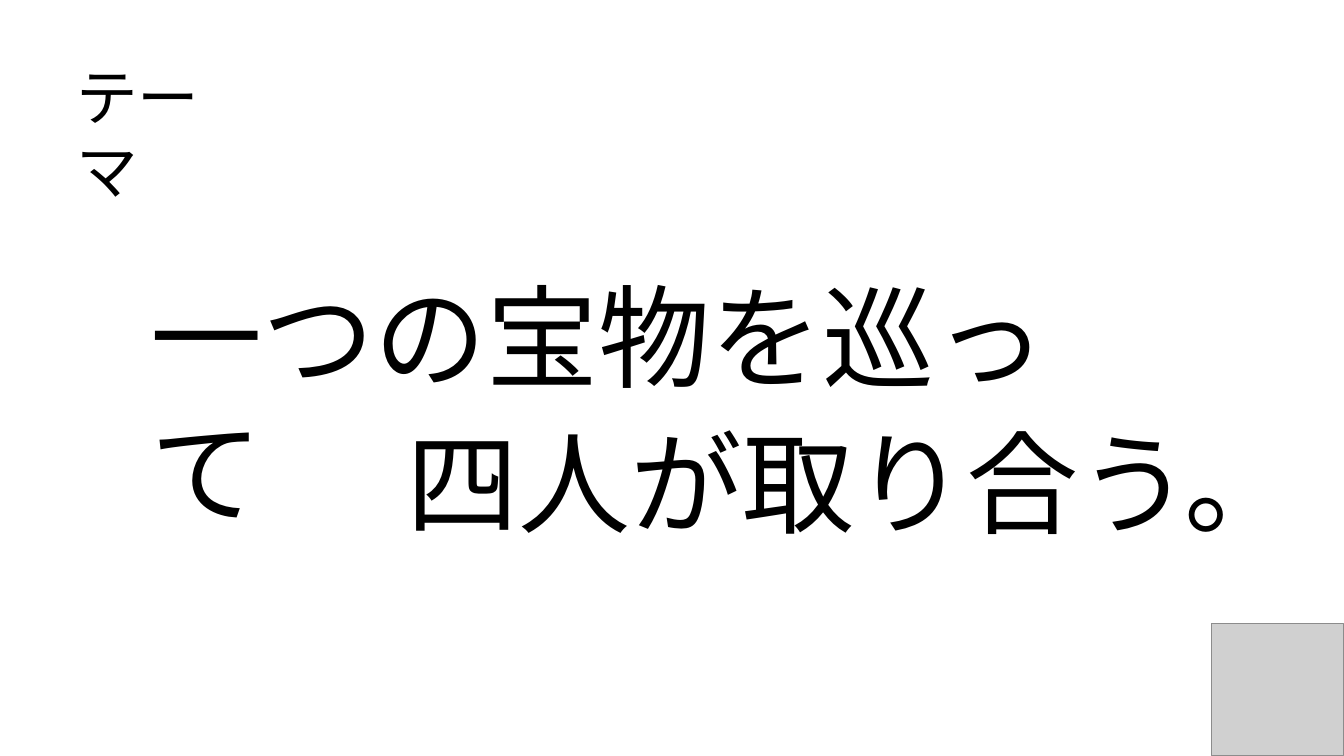
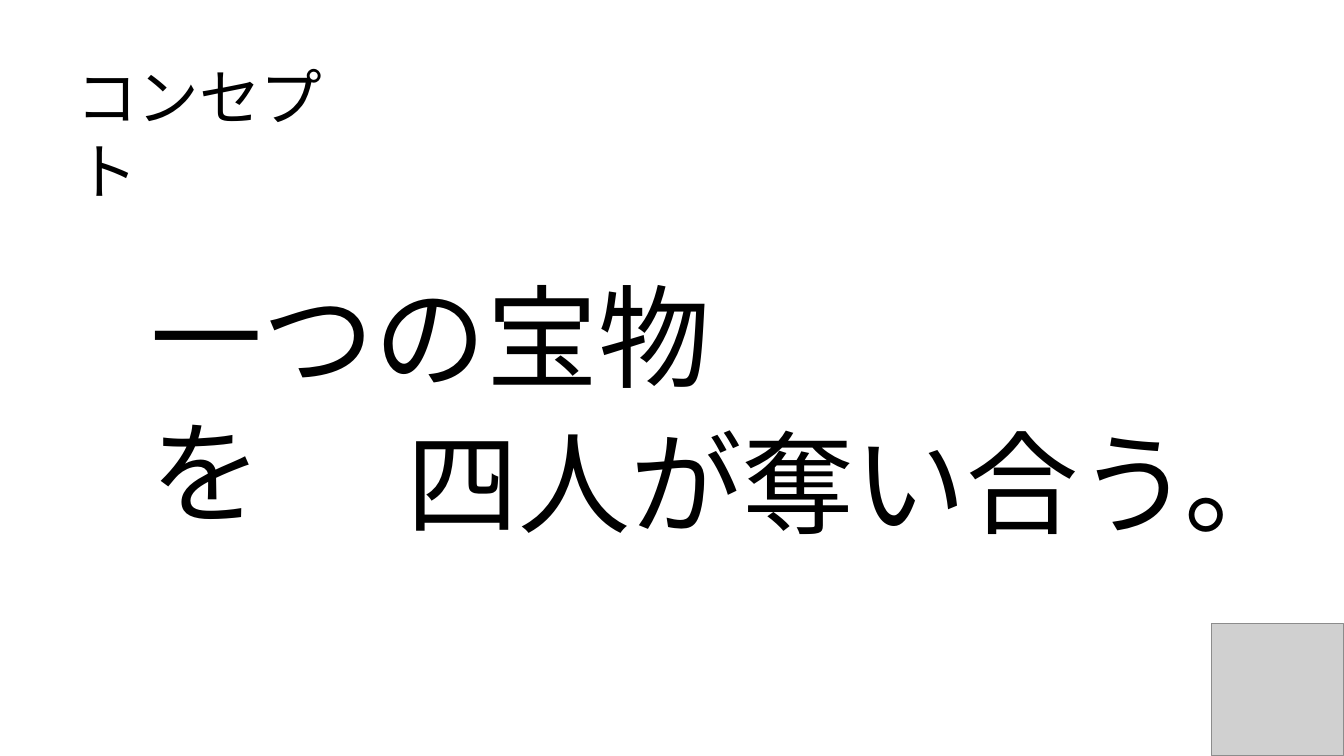
Before and after one commit to CaseStudyG18/master, a slide deck: slide 9 of G18_プレゼン用PWP.pptx. Drawn at 1344x756 pixels with LibreOffice and Linux fonts; fonts in the diff are those of the drawing; grey boxes stand for pictures. Boxes give left, top, right and bottom in pixels: in the first picture for what was removed or moved away, otherwise in the second. Text is boxed around its words. In the diff, an @@ line names an element or a change of style, - is before the commit and + after.

```diff
--- a/G18_プレゼン用PWP.pptx
+++ b/G18_プレゼン用PWP.pptx
@@ text at <box>76,69,322,196</box>: text changed @@
-テーマ
+コンセプト
@@ text at <box>151,285,711,519</box>: text changed @@
-一つの宝物を巡って
+一つの宝物を
@@ text at <box>407,430,1296,534</box>: text changed @@
-四人が取り合う。
+四人が奪い合う。
```
Also in this commit, not shown: 3 other slides changed, 1 other file.
